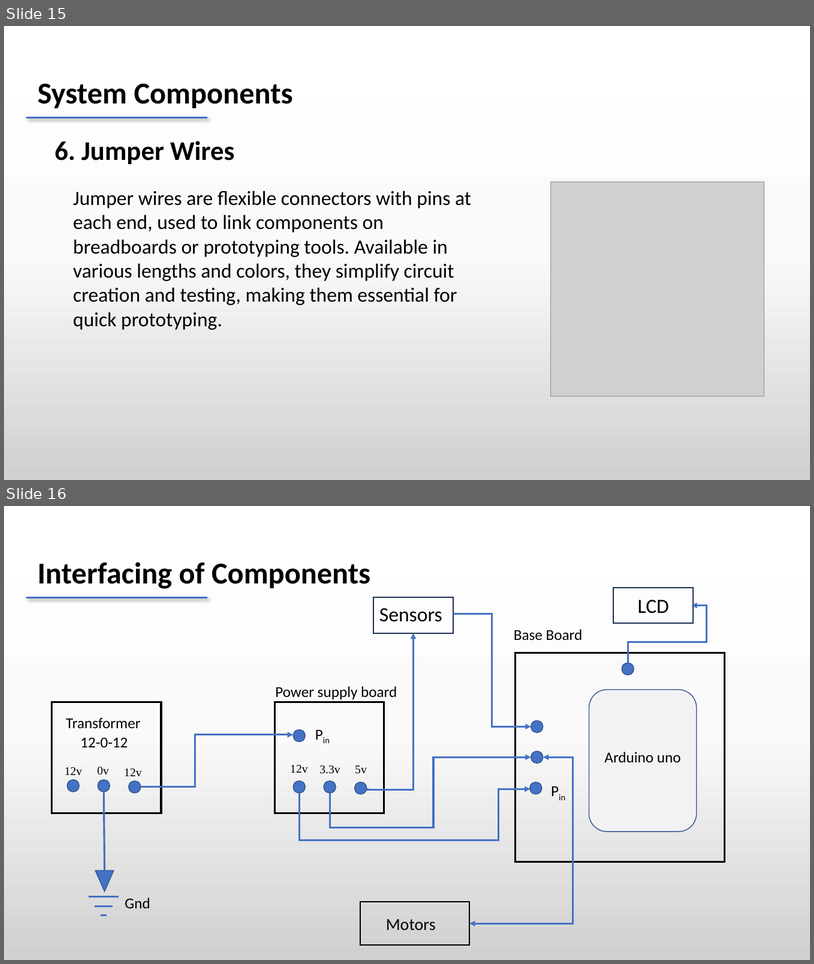
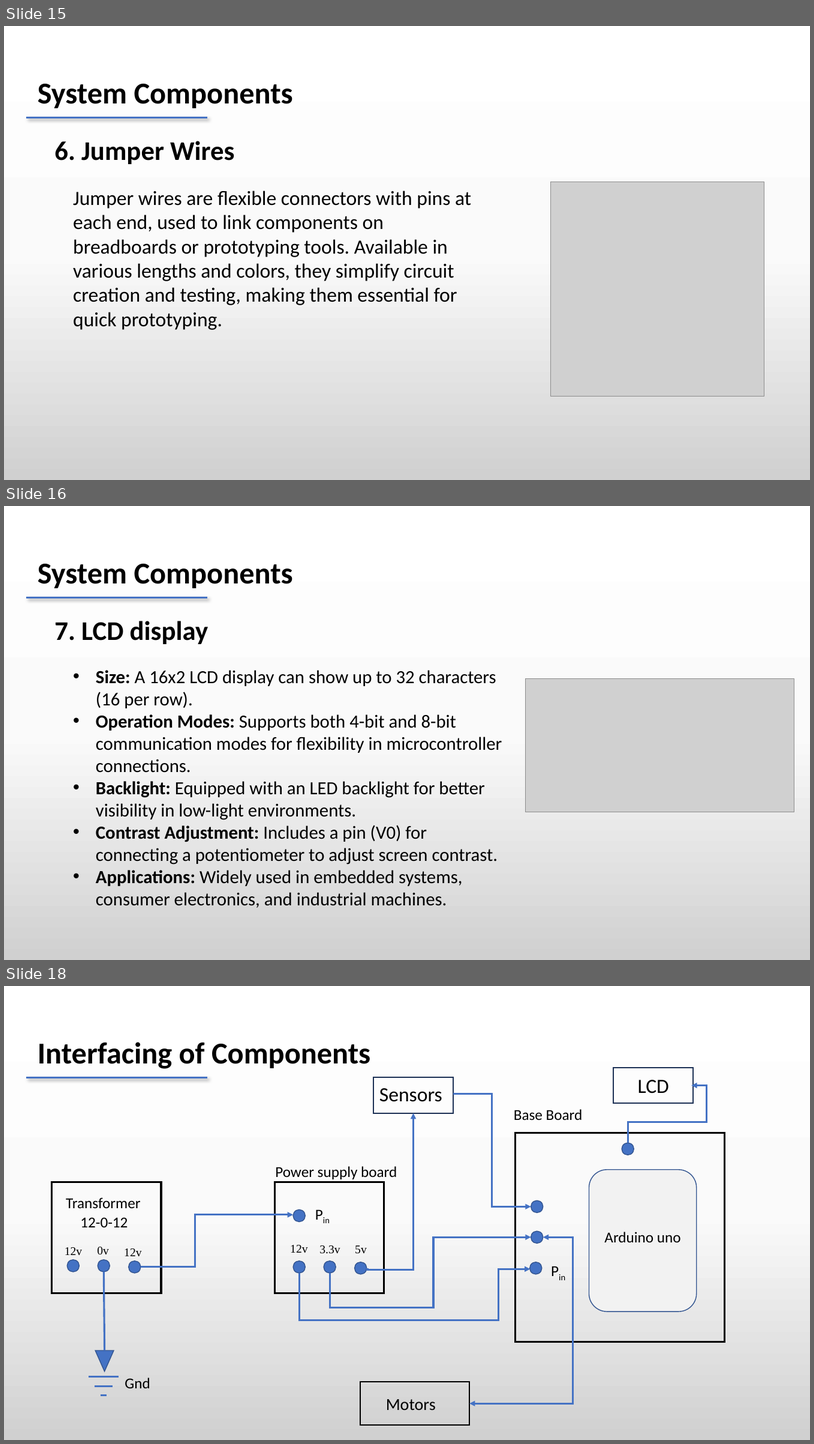
Before and after one commit to dheeraj78/project-4-2, a slide deck: Batch 8 .pptx. Shown one above the other, each under a label of ours: slides 15 and 16 before the commit, slides 15, 16 and 18 after it; the slides between them are not shown. The pictures are 814x964 and 814x1444 pixels, drawn with LibreOffice and Linux fonts; fonts in the diff are those of the drawing; grey boxes stand for pictures. Boxes give left, top, right and bottom in pixels: in the first picture for what was removed or moved away, otherwise in the second. Text is boxed around its words. In the diff, an @@ line names an element or a change of style, - is before the commit and + after.

```diff
--- a/Batch 8 .pptx
+++ b/Batch 8 .pptx
@@ slide 16 added at (4,506,810,960), background gradient #FFFFFF to #FBFBFB to #D1D1D1 @@
@@ text added at (38,564,293,588), 36 pt, text #000000, bold @@
+System Components
@@ line added from (26, 597) to (208, 597), #4472C4 2.25 pt @@
@@ text added at (54,621,209,644), 32 pt, text #000000, bold @@
+7. LCD display
@@ text added at (96,670,503,907), 22 pt, text #000000 @@
+• Size: A 16x2 LCD display can show up to 32 characters (16 per row).
+• Operation Modes: Supports both 4-bit and 8-bit communication modes for flexibility in microcontroller connections.
+• Backlight: Equipped with an LED backlight for better visibility in low-light environments.
+• Contrast Adjustment: Includes a pin (V0) for connecting a potentiometer to adjust screen contrast.
+• Applications: Widely used in embedded systems, consumer electronics, and industrial machines.
@@ picture added at (525,678,795,811) @@
@@ what was slide 16 is now slide 18 @@
```
Also in this commit, not shown: 3 slides changed, 2 other slides added, 19 other files.
